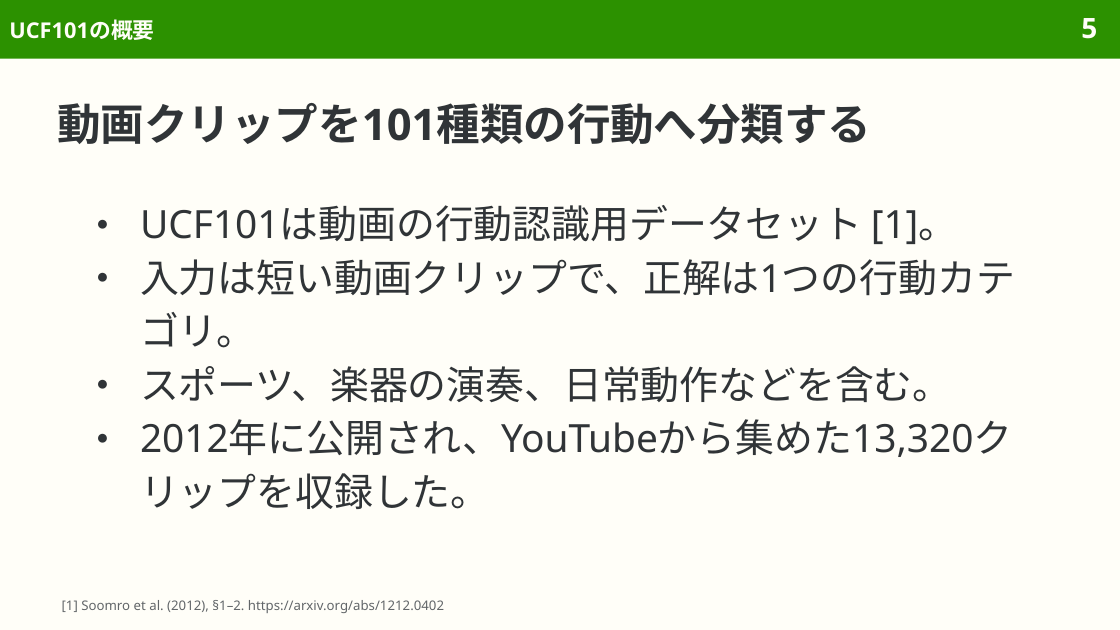
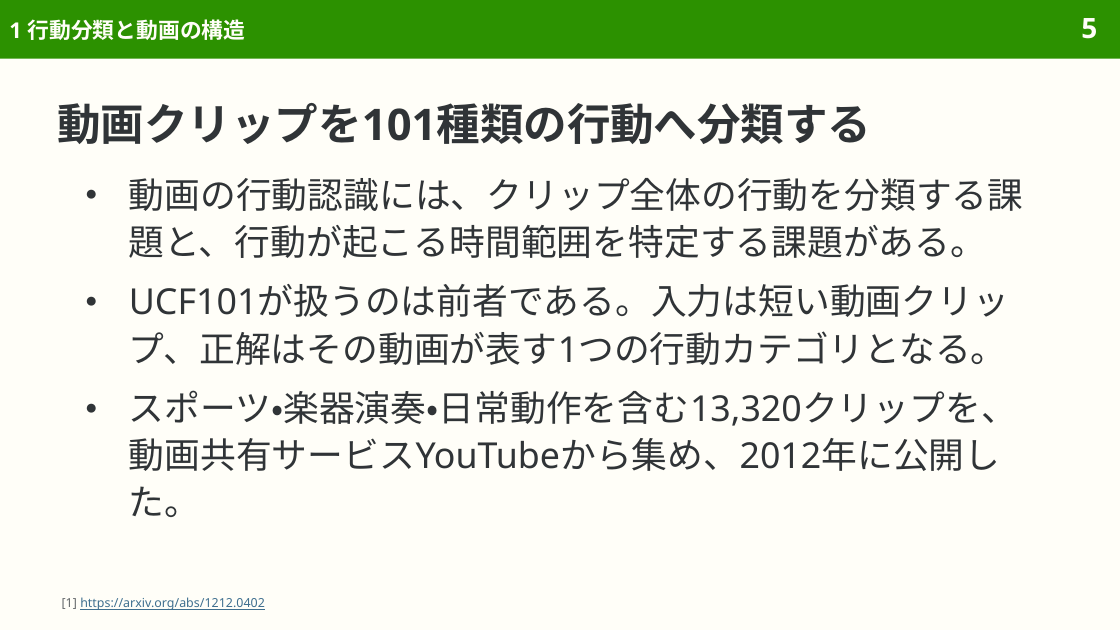
Before and after one commit to sasakiy84/datasets-in-10-minutes, a slide deck: slide 5 of slides/datasets-in-10-minutes-ucf101.pptx. Drawn at 1120x630 pixels with LibreOffice and Linux fonts; fonts in the diff are those of the drawing. Boxes give left, top, right and bottom in pixels: in the first picture for what was removed or moved away, otherwise in the second. Text is boxed around its words. In the diff, an @@ line names an element or a change of style, - is before the commit and + after.

```diff
--- a/slides/datasets-in-10-minutes-ucf101.pptx
+++ b/slides/datasets-in-10-minutes-ucf101.pptx
@@ title at [9,19,245,40]: text changed @@
-UCF101の概要
+1 行動分類と動画の構造
@@ text at [129,178,1024,517]: text changed; size 25 to 23 pt @@
-● UCF101は動画の行動認識用データセット [1]。
-● 入力は短い動画クリップで、正解は1つの行動カテゴリ。
-● スポーツ、楽器の演奏、日常動作などを含む。
-● 2012年に公開され、YouTubeから集めた13,320クリップを収録した。
+● 動画の行動認識には、クリップ全体の行動を分類する課題と、行動が起こる時間範囲を特定する課題がある。
+● UCF101が扱うのは前者である。入力は短い動画クリップ、正解はその動画が表す1つの行動カテゴリとなる。
+● スポーツ・楽器演奏・日常動作を含む13,320クリップを、動画共有サービスYouTubeから集め、2012年に公開した。
@@ text at [62,597,265,610]: text changed; size 8.5 to 8 pt; text colour #626669 to #3F6F8F @@
-[1] Soomro et al. (2012), §1–2. https://arxiv.org/abs/1212.0402
+[1] https://arxiv.org/abs/1212.0402
```
Also in this commit, not shown: 65 other slides changed, 7 slides added, 1 slide removed, 12 other files.
